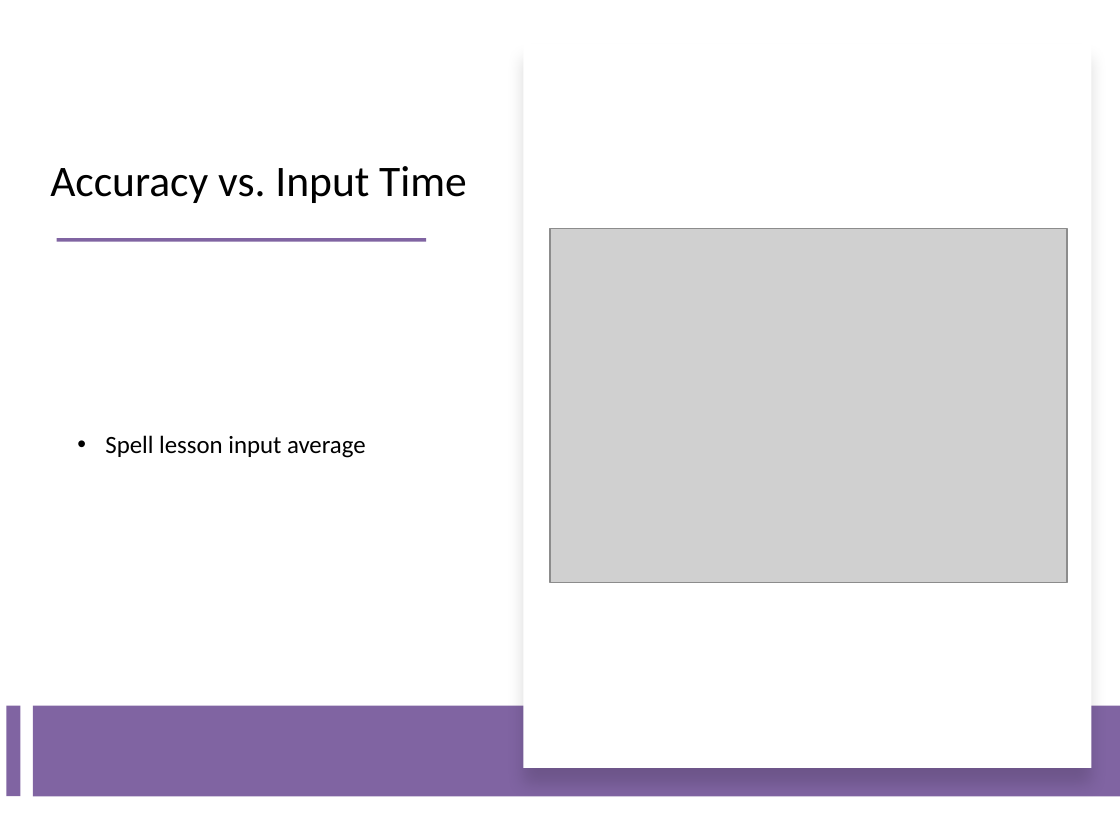
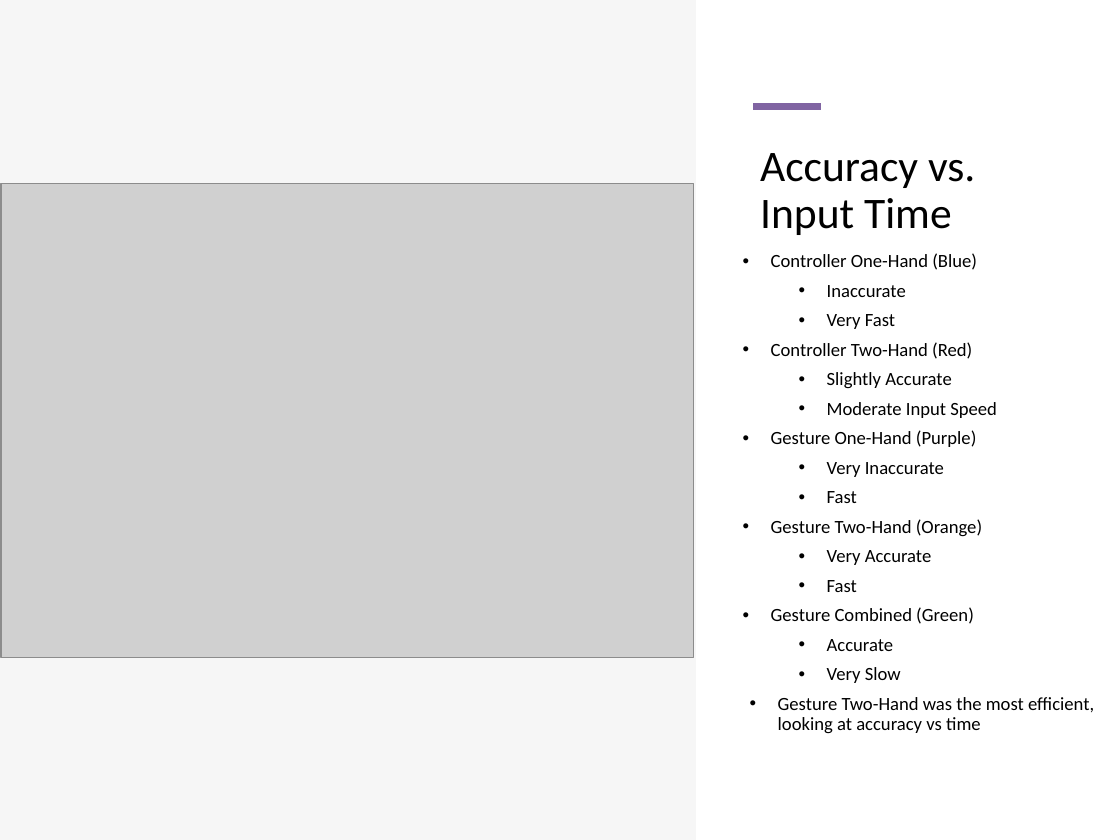
Before and after one commit to csu-hci-projects/CS465_OrdwayR, a slide deck: slide 16 of Rosys_Wizards_465_Presentation.pptx. Drawn at 1120x840 pixels with LibreOffice and Linux fonts; fonts in the diff are those of the drawing; grey boxes stand for pictures. Boxes give left, top, right and bottom in pixels: in the first picture for what was removed or moved away, otherwise in the second. Text is boxed around its words. In the diff, an @@ line names an element or a change of style, - is before the commit and + after.

```diff
--- a/Rosys_Wizards_465_Presentation.pptx
+++ b/Rosys_Wizards_465_Presentation.pptx
@@ rectangle added at [0, 0, 696, 840], fill #F2F2F2 at 65% opacity @@
@@ rectangle removed at [523, 44, 1091, 768] @@
@@ line added from (754, 106) to (821, 106), #8064A2 4.5 pt @@
@@ title "Accuracy vs. Input Time": place and size @@
-title "Accuracy vs. Input Time" at [50, 166, 467, 203]
+title "Accuracy vs. Input Time" at [760, 153, 975, 235]
@@ title "Accuracy vs. Input Time" at [760, 153, 975, 235]: alignment centre to left; vertical alignment bottom to top @@
@@ picture: place and size @@
-picture at [550, 228, 1067, 582]
+picture at [1, 184, 693, 657]
@@ rectangle removed at [57, 239, 427, 242] @@
@@ text added at [771, 253, 1094, 734], 12 pt, text #000000 @@
+• Controller One-Hand (Blue)
+  • Inaccurate
+  • Very Fast
+• Controller Two-Hand (Red)
+  • Slightly Accurate
+  • Moderate Input Speed
+• Gesture One-Hand (Purple)
+  • Very Inaccurate
+  • Fast
+• Gesture Two-Hand (Orange)
+  • Very Accurate
+  • Fast
+• Gesture Combined (Green)
+  • Accurate
+  • Very Slow
+• Gesture Two-Hand was the most efficient, looking at accuracy vs time
@@ text removed at [105, 435, 366, 458] @@
-• Spell lesson input average
@@ rectangle removed at [6, 706, 20, 796] @@
@@ rectangle removed at [32, 706, 1120, 796] @@
```
Also in this commit, not shown: 8 other slides changed, 1 slide added, 1 slide removed.
